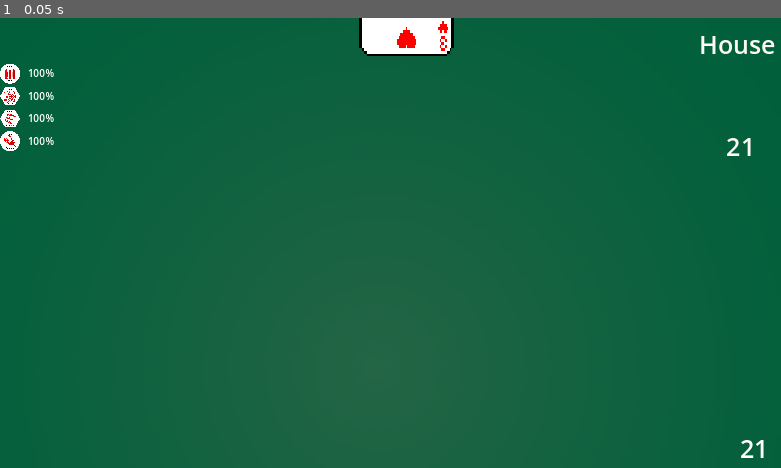
Above: before the commit, frame 1.
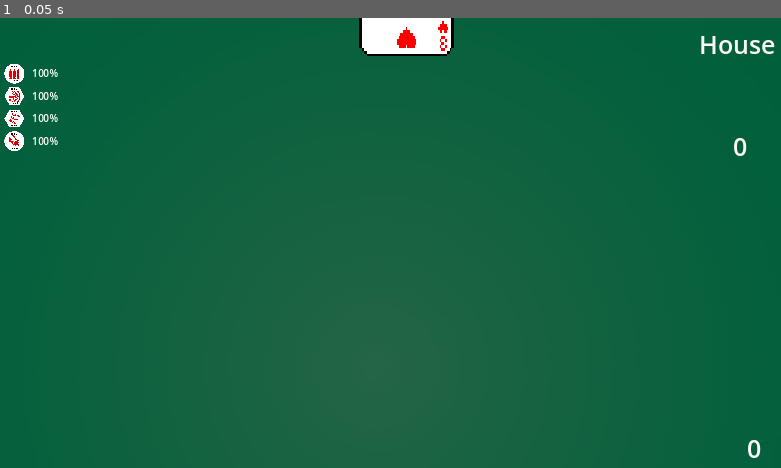
Above: after the commit, the same moment.

Repository: Illuminati-Cow/Blackjack-Survivors
Game: Godot game, scene res://src/ui/ui.tscn
The game is run twice, just before and just after one commit, with the same random seed, the same clock (stepped at 60 frames per second) and the same inputs. The project has no main scene, so this scene is started directly.
Inputs:
- Up to frame 1 (0.05 s): no input

The runs differ from the first frame. In frame 1, 0.6% of the frame differs, in the area x 0-98%, y 10-98%.

Commit message:
Added padding and changed default scores to 0

Diff:
--- a/src/ui/ui.tscn
+++ b/src/ui/ui.tscn
@@ -58,7 +58,7 @@
 grow_vertical = 0
 theme_override_font_sizes/normal_font_size = 40
 bbcode_enabled = true
-text = "[center]21[/center]"
+text = "[center]0[/center]"
 fit_content = true
 scroll_active = false
 autowrap_mode = 0
@@ -115,7 +115,7 @@
 grow_vertical = 0
 theme_override_font_sizes/normal_font_size = 40
 bbcode_enabled = true
-text = "[center]21[/center]"
+text = "[center]0[/center]"
 fit_content = true
 scroll_active = false
 autowrap_mode = 0
@@ -135,7 +135,9 @@
 script = ExtResource("4_pa7fw")
 
 [node name="Stats" type="Control" parent="."]
+layout_mode = 1
 anchors_preset = 0
+offset_left = 7.0
 offset_right = 40.0
 offset_bottom = 40.0
 script = ExtResource("5_rlmwh")
